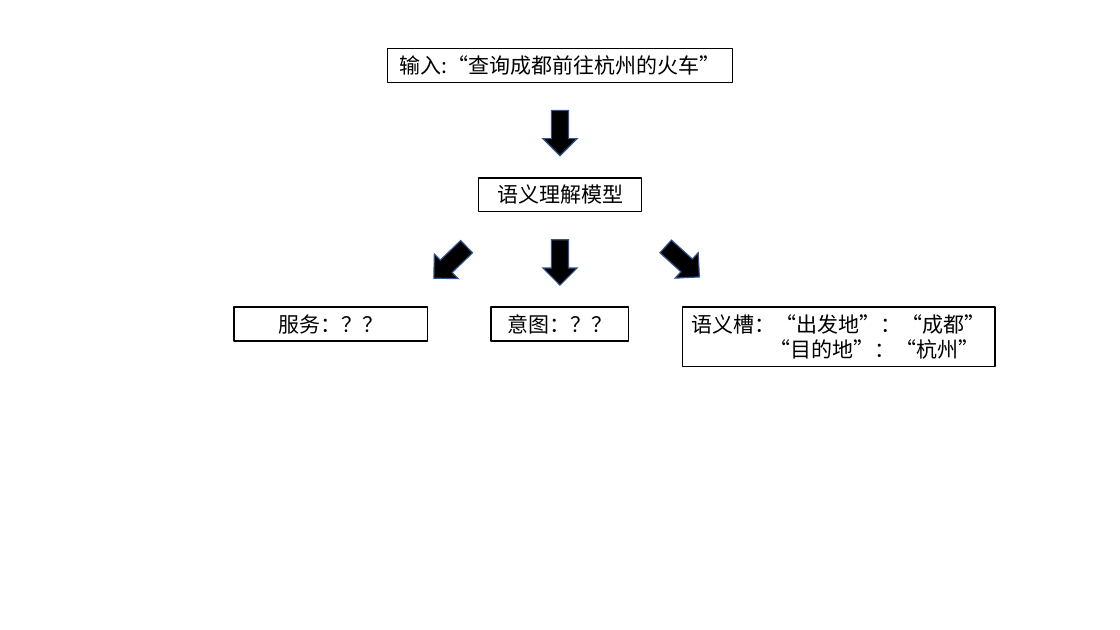
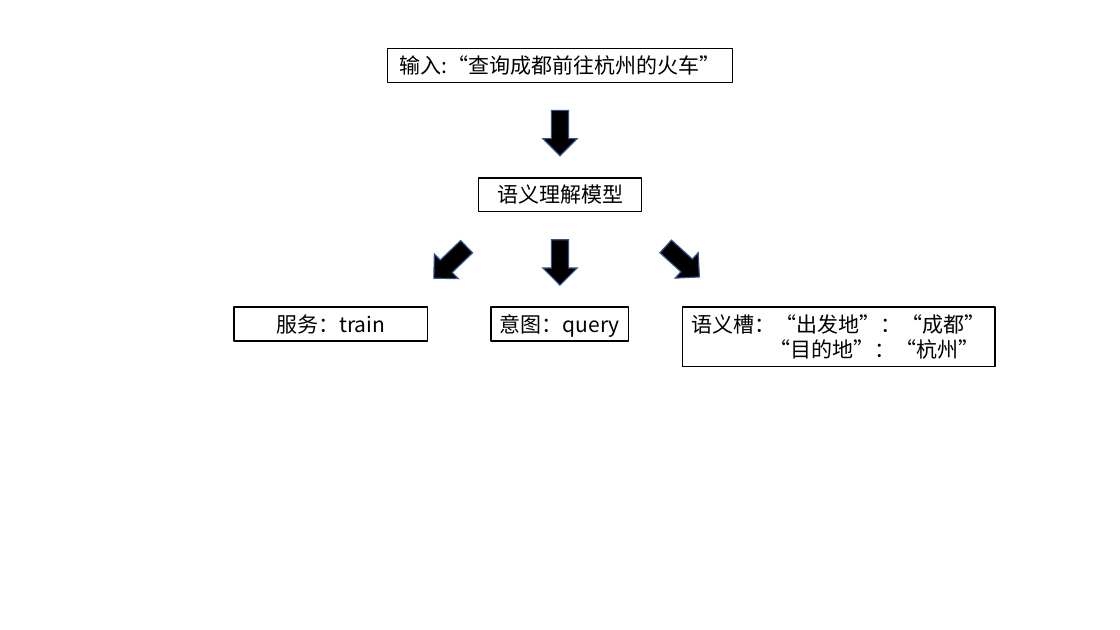
Before and after one commit to weixiao2333/zjuthesis-mphil, a slide deck: slide 1 of 论文图.pptx. Drawn at 1120x630 pixels with LibreOffice and Linux fonts; fonts in the diff are those of the drawing. Boxes give left, top, right and bottom in pixels: in the first picture for what was removed or moved away, otherwise in the second. Text is boxed around its words. In the diff, an @@ line names an element or a change of style, - is before the commit and + after.

```diff
--- a/论文图.pptx
+++ b/论文图.pptx
@@ text in rectangle at [276, 314, 385, 334]: text changed @@
-服务：？？
+服务：train
@@ text in rectangle at [500, 314, 620, 337]: text changed @@
-意图：？？
+意图：query
```
Also in this commit, not shown: 1 other slide changed, 3 other files.
